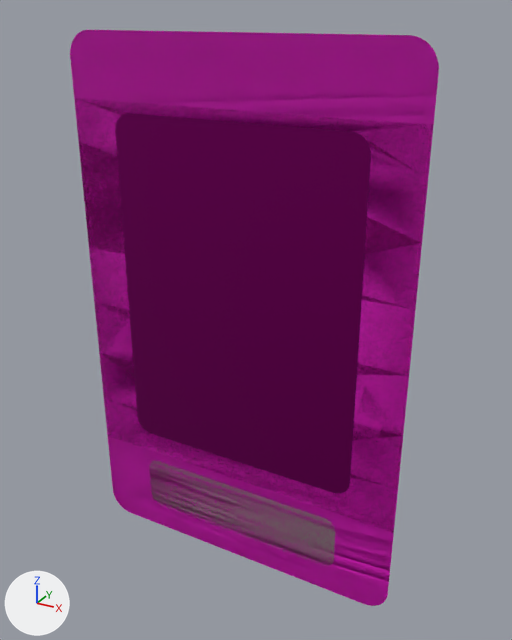
One commit to the glTF model assets/models/celuvet.glb: the scene before it, then after it.
Camera for both pictures: a camera (50 mm lens) standing at (0.0824, -0.1387, 0.0736) and looking at (0.0034, 0.005, 0.0017). Every picture has the same lights, and +X, +Y and +Z are marked at lower left. The older version comes first. Where no turn or scale is listed for an object, it has been applied to the vertices. Vertices at exactly the same position are counted once.
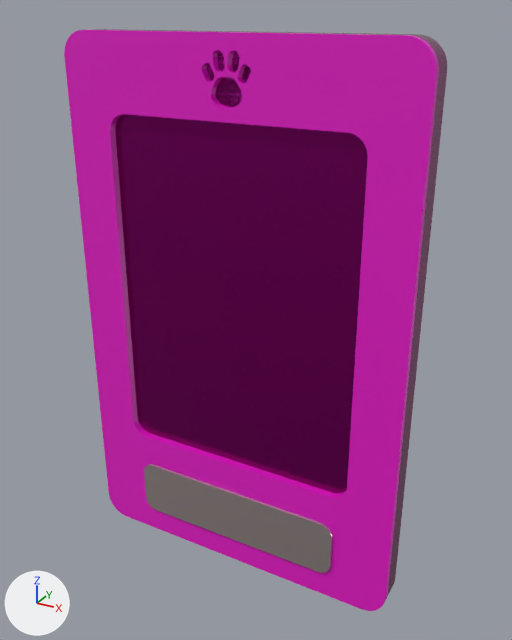
Pixel boxes (x1, y1, x2, y2) of what changed, in the pictures (512 x 640 px):
```json
{"object": "Curve", "change": "reshaped", "before": [75, 99, 433, 533], "after": [94, 29, 447, 597]}
{"object": "Curve.001", "change": "reshaped", "before": [70, 30, 439, 606], "after": [64, 30, 439, 611]}
{"object": "Curve.003", "change": "reshaped", "before": [150, 461, 335, 566], "after": [144, 464, 332, 573]}
{"part": 1, "of": "me_curve", "change": "added", "after": [94, 29, 447, 597]}
{"part": 2, "of": "me_curve_001", "change": "added", "after": [64, 30, 439, 611], "on screen": "pink"}
```

The change, as JSON lines over the scene's bpy script:
```json
{"block": "me_curve", "where": "# used by ob_curve; location = (-0.0451, 0.0, -0.0711)"}
{"op": "remove", "block": "me_curve", "code": "me_curve.from_pydata(...)  # 85 vertices, 83 faces; spans x 0.0..0.09, y 0.0, z 0.0..0.1401"}
{"op": "add", "block": "me_curve", "code": "me_curve.from_pydata(...)  # 170 vertices, 336 faces; spans x 0.0..0.09, y 0.0..0.006, z 0.0..0.1401"}
{"block": "me_curve", "change": "me_curve part 1"}
{"block": "me_curve", "change": "85 new vertices lie (0.0, 0.006, 0.0) away from vertices in x 0.0..0.09, y 0.0, z 0.0..0.1401"}
{"block": "me_curve", "change": "253 new faces join them"}
{"block": "me_curve_001", "where": "# used by ob_curve_001; location = (-0.0451, 0.0, -0.0711)"}
{"op": "remove", "block": "me_curve_001", "code": "me_curve_001.from_pydata(...)  # 170 vertices, 170 faces; spans x 0.0..0.09, y 0.0, z 0.0..0.1401"}
{"op": "add", "block": "me_curve_001", "code": "me_curve_001.from_pydata(...)  # 1099 vertices, 2552 faces; spans x 0.0..0.09, y -0.002..0.0, z 0.0..0.1401"}
{"block": "me_curve_001", "change": "me_curve_001 part 2: 929 vertices added at x 0.0..0.09, y -0.002..0.0, z 0.0..0.1401"}
{"block": "me_curve_003", "where": "# used by ob_curve_003; location = (-0.0451, 0.0, -0.0711)"}
{"op": "remove", "block": "me_curve_003", "code": "me_curve_003.from_pydata(...)  # 85 vertices, 83 faces; spans x 0.0153..0.0747, y 0.0, z 0.0077..0.0234"}
{"op": "add", "block": "me_curve_003", "code": "me_curve_003.from_pydata(...)  # 170 vertices, 336 faces; spans x 0.0153..0.0747, y -0.0027..0.0027, z 0.0077..0.0234"}
{"block": "me_curve_003", "change": "me_curve_003 part 3"}
{"block": "me_curve_003", "change": "83 faces are deleted"}
{"block": "me_curve_003", "change": "2 vertices are added at (0.0385, 0.0027, 0.0077), (0.0196, 0.0027, 0.0077)"}
{"block": "me_curve_003", "change": "83 new vertices lie (0.0, -0.0027, 0.0) away from vertices in x 0.0153..0.0747, y 0.0, z 0.0077..0.0234"}
{"block": "me_curve_003", "change": "336 new faces join them"}
```
